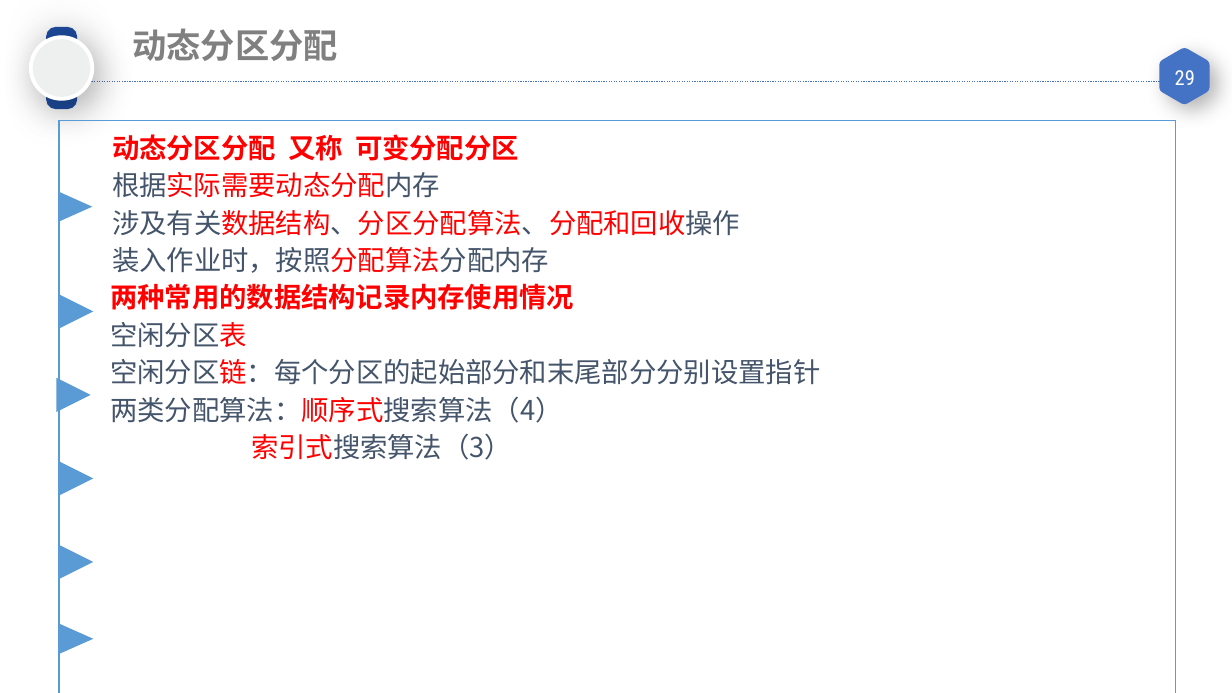
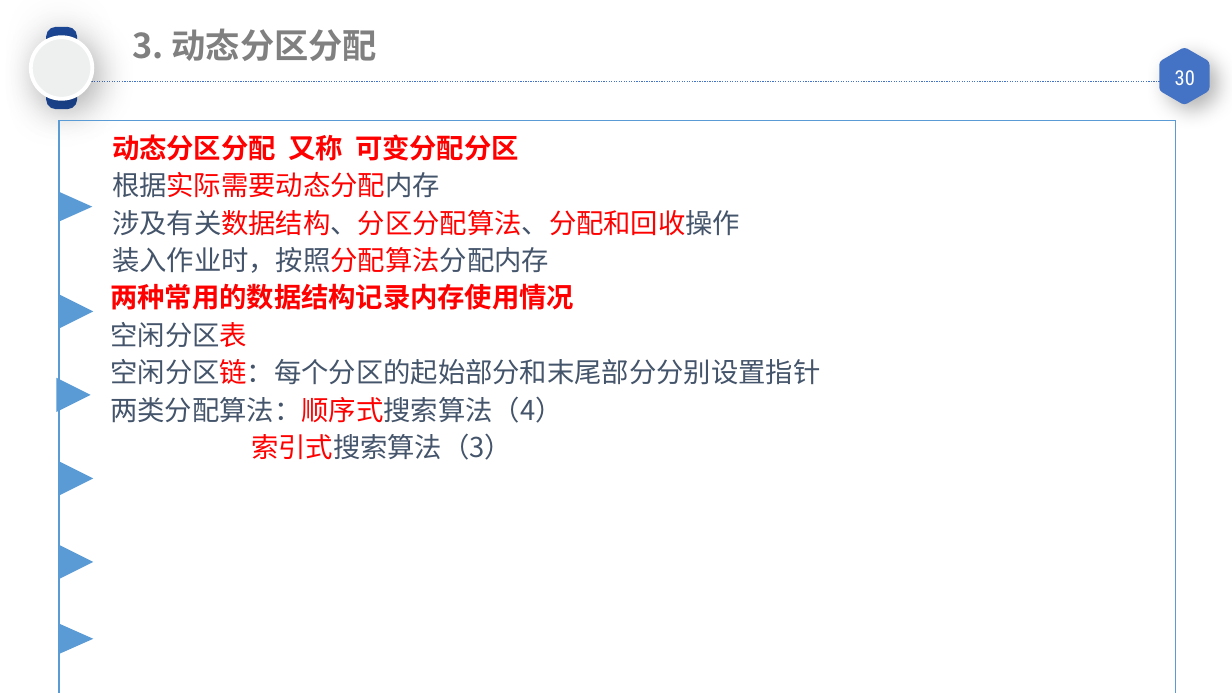
Before and after one commit to GALA-Lin/CUPK-lib, a slide deck: slide 30 of 计算机操作系统/05 内存管理-连续内存分配.pptx (slide 29 before the commit). Drawn at 1232x693 pixels with LibreOffice and Linux fonts; fonts in the diff are those of the drawing. Boxes give left, top, right and bottom in pixels: in the first picture for what was removed or moved away, otherwise in the second. Text is boxed around its words. In the diff, an @@ line names an element or a change of style, - is before the commit and + after.

```diff
--- a/计算机操作系统/05 内存管理-连续内存分配.pptx
+++ b/计算机操作系统/05 内存管理-连续内存分配.pptx
@@ text at <box>132,28,378,61</box>: text changed @@
-动态分区分配
+3. 动态分区分配
@@ page number at <box>1175,70,1195,85</box>: text changed @@
-29
+30
```
Also in this commit, not shown: 9 other slides changed, 2 slides added, 1 slide removed, 2 other files.
